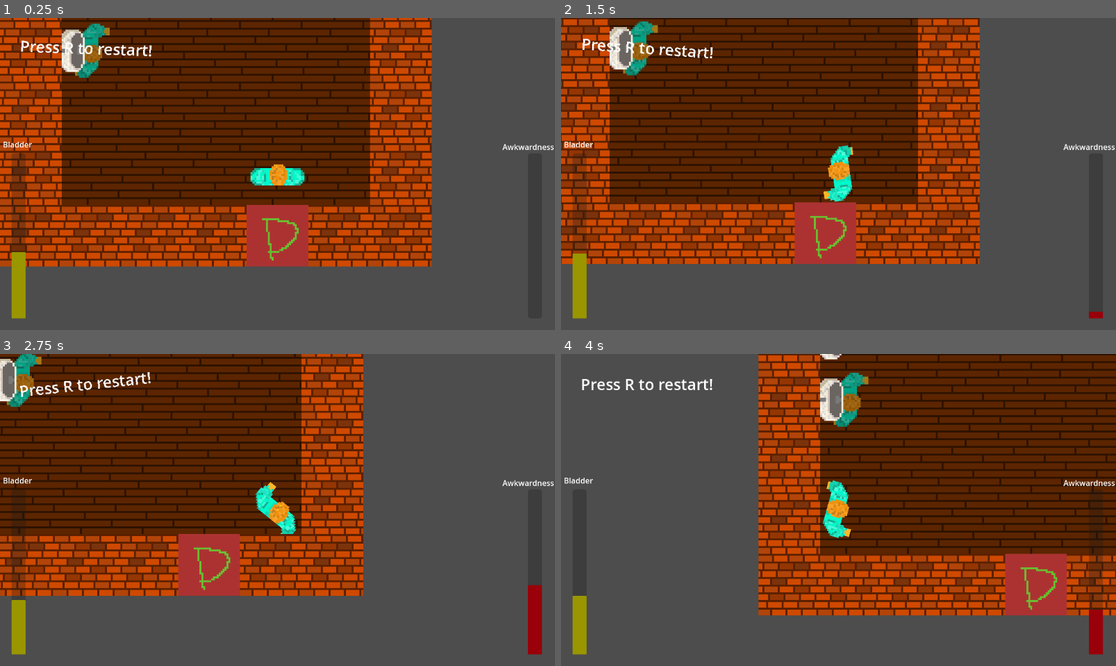
Above: before the commit, frames 1-4 (two rows, left to right).
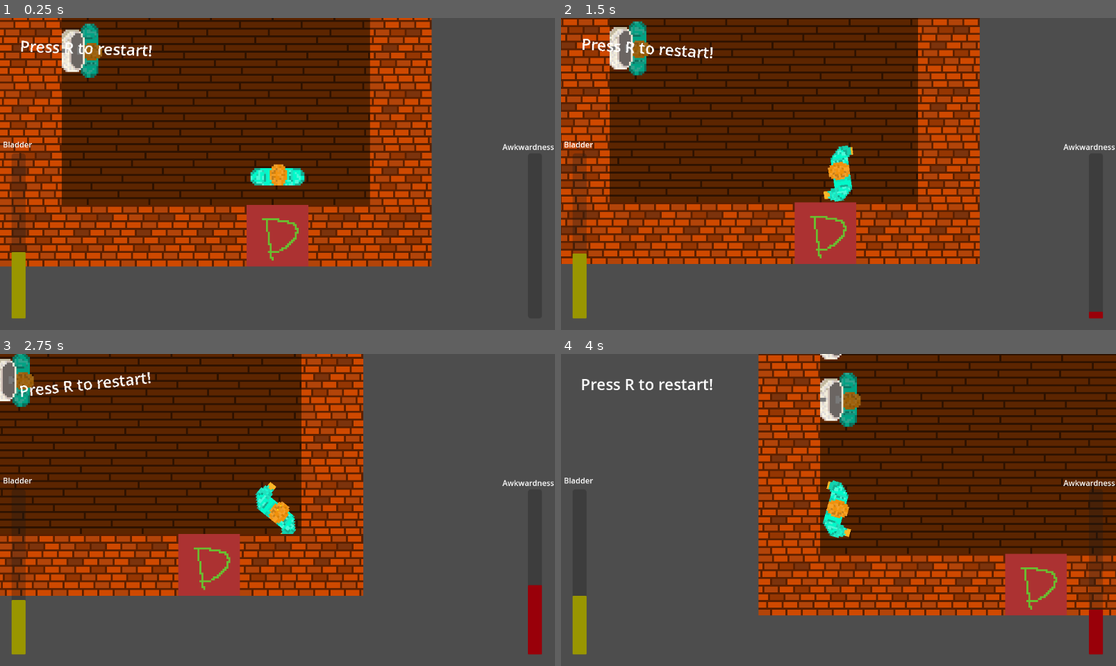
Above: after the commit, the same moments.

Repository: Jibby-Games/PizzaJam11
Game: Godot game, scene res://levels/level3.tscn
Same seed, same stepped clock (60 frames per second), same inputs: the game is played once before the commit and once after it. This scene is started directly instead of the project's main scene.
Inputs (mouse positions are in pixels of both pictures, inside the frame that each line leads up to):
- Up to frame 1 (0.25 s): no input
- Up to frame 2 (1.5 s): tap R (restart) at 0.5, 1.25 s; move the mouse to (960, 158) at 0.52 s; press the mouse at (960, 158) at 0.53 s; hold D (right) 0.53-1.28 s; move the mouse to (727, 189) at 1.27 s; release the mouse at (727, 189) at 1.28 s; hold S (down) from 1.28 s (still down); click (727, 189) at 1.35 s
- Up to frame 3 (2.75 s): tap R (restart) at 2 s; move the mouse to (333, 441) at 2.02 s; release S (down) at 2.03 s; press the mouse at (333, 441) at 2.03 s; hold D (right) from 2.03 s (still down)
- Up to frame 4 (4 s): tap R (restart) at 2.75, 3.5 s; move the mouse to (810, 572) at 2.77 s; release D (right) at 2.78 s; release the mouse at (810, 572) at 2.78 s; hold W (up) 2.78-3.53 s; click (810, 572) at 2.85 s; move the mouse to (1005, 556) at 3.52 s; press the mouse at (1005, 556) at 3.53 s; hold A (left) from 3.53 s (still down)

The runs differ from the first frame. In frame 1, 0.2% of the frame differs, in the area x 13-20%, y 1-20%; in frame 2, 0.2%; in frame 3, 0.2%; in frame 4, 0.2%, in the area x 49-56%, y 6-24%.

Commit message:
fix: make default npc animation idle

Diff:
--- a/objects/NPC.tscn
+++ b/objects/NPC.tscn
@@ -69,9 +69,7 @@
 texture_filter = 1
 rotation = 1.5708
 sprite_frames = SubResource("SpriteFrames_afvbe")
-animation = &"walking"
-frame = 1
-frame_progress = 0.904931
+animation = &"idle"
 
 [node name="PlayerCollision" type="CollisionShape2D" parent="."]
 visible = false
Not shown: 1 places in objects/NPC.tscn that only renumber resources
